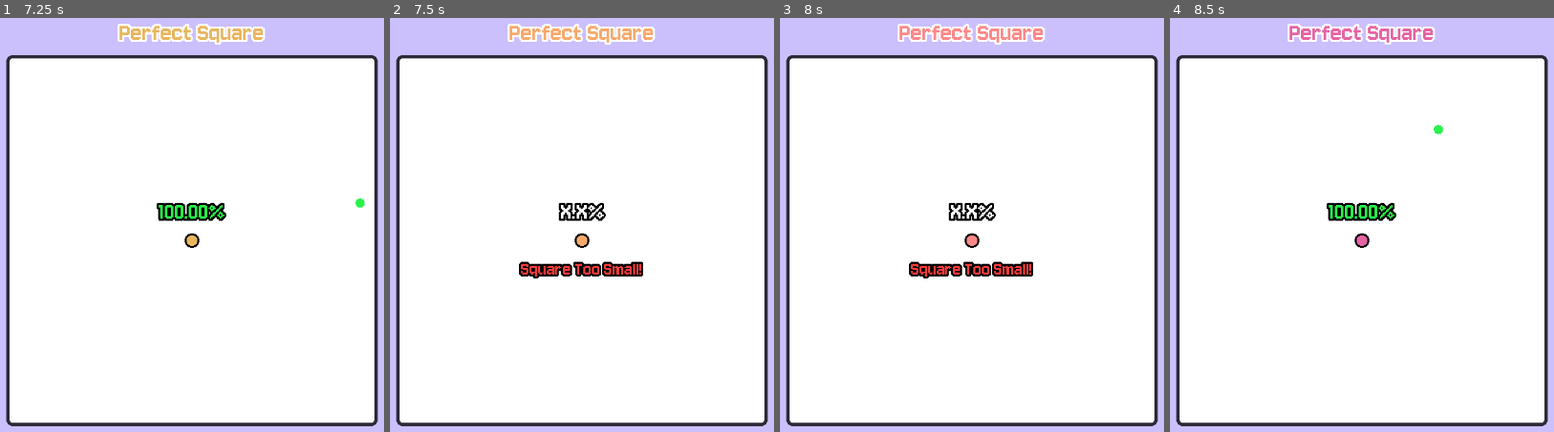
Above: before the commit, frames 1-4 (left to right).
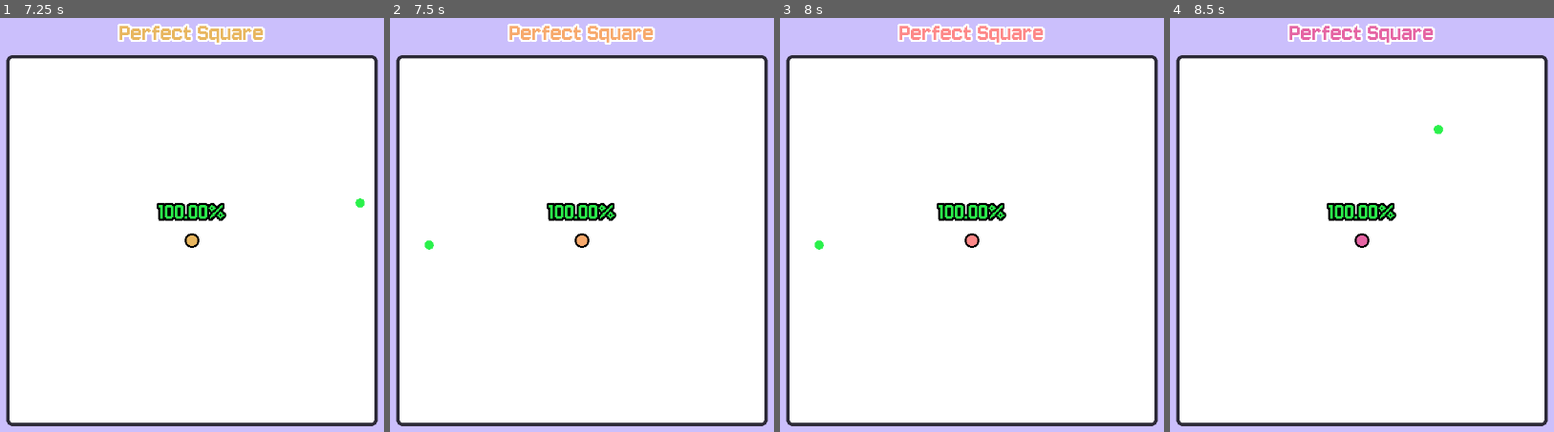
Above: after the commit, the same moments.

Repository: FennecKii/perfect-square
Game: Godot game, scene res://whiteboard.tscn
Same seed, same stepped clock (60 frames per second), same inputs: the game is played once before the commit and once after it.
Inputs (mouse positions are in pixels of both pictures, inside the frame that each line leads up to):
- Up to frame 1 (7.25 s): move the mouse to (192, 241) at 0.52 s; press the mouse at (192, 241) at 0.53 s; tap Enter at 1.25, 3.5, 5 s; release the mouse at (192, 241) at 1.28 s; click (192, 241) at 1.35 s; tap Space at 2, 4.25, 5.75 s; move the mouse to (268, 129) at 2.02 s; press the mouse at (268, 129) at 2.03 s; move the mouse to (153, 311) at 2.77 s; release the mouse at (153, 311) at 2.78 s; click (153, 311) at 2.85 s; move the mouse to (outside the picture) at 3.52 s; press the mouse at (outside the picture) at 3.53 s; move the mouse to (outside the picture) at 4.27 s; release the mouse at (outside the picture) at 4.28 s; click (outside the picture) at 4.35 s; move the mouse to (230, 225) at 5.02 s; press the mouse at (230, 225) at 5.03 s; move the mouse to (76, 117) at 5.77 s; release the mouse at (76, 117) at 5.78 s; click (76, 117) at 5.85 s; move the mouse to (360, 204) at 6.52 s; press the mouse at (360, 204) at 6.53 s
- Up to frame 2 (7.5 s): move the mouse to (428, 245) at 7.27 s; release the mouse at (428, 245) at 7.28 s; click (428, 245) at 7.35 s
- Up to frame 3 (8 s): no input
- Up to frame 4 (8.5 s): move the mouse to (1438, 129) at 8.02 s; press the mouse at (1438, 129) at 8.03 s

Frame 1 is identical in both runs. In frame 2, 1.8% of the frame differs, in the area x 8-66%, y 44-63%; in frame 3, 1.8%; in frame 4, nothing differs.

Commit message:
message display fixed on square completion

Diff:
--- a/whiteboard.gd
+++ b/whiteboard.gd
@@ -121,13 +121,13 @@
 		else:
 			is_drawing_ccw = false
 
-	if small_bound_entered:
+	if small_bound_entered and drawing:
 		SignalBus.game_lose.emit(4)
 		similarity_score = 0
 		reset_game()
 		queue_redraw()
 		return
-	elif big_bound_exited:
+	elif big_bound_exited and drawing:
 		SignalBus.game_lose.emit(4)
 		similarity_score = 0
 		reset_game()
